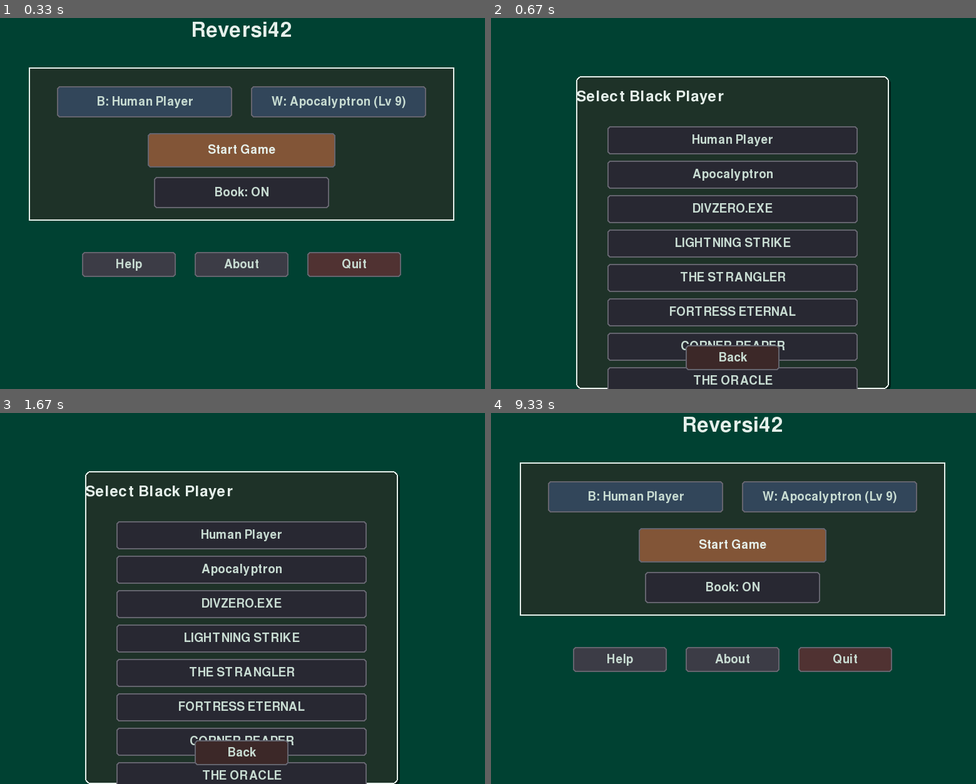
Above: before the commit, frames 1-4 (two rows, left to right).
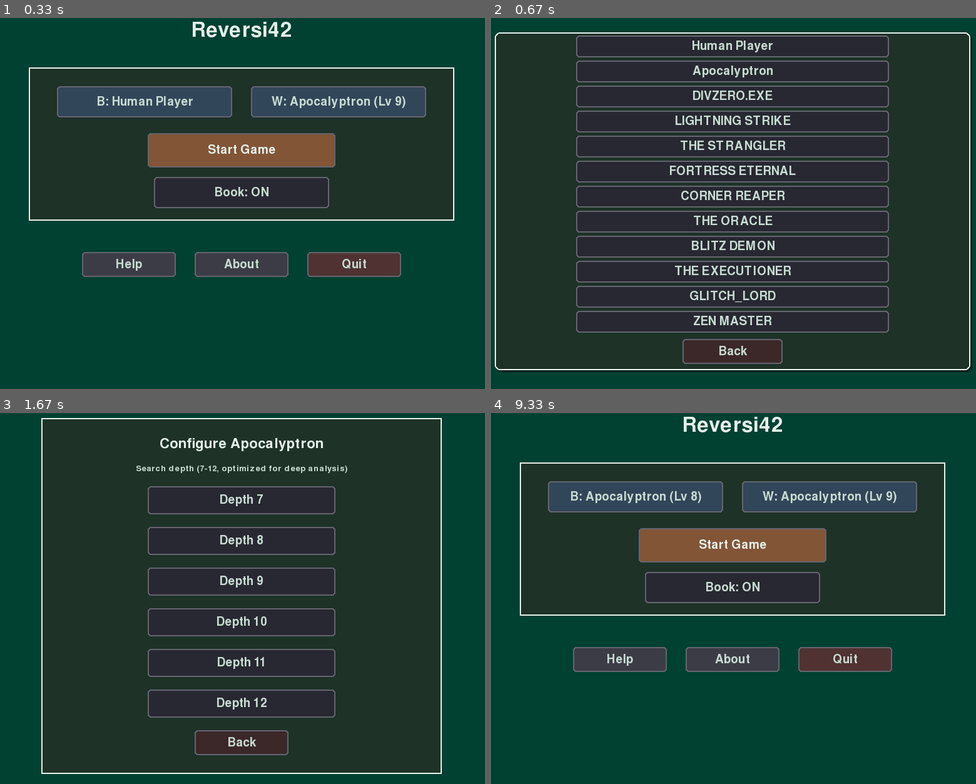
Above: after the commit, the same moments.

Repository: lookee/Reversi42
Game: pygame game, started from src/reversi42.py
Two runs of this game, one before a commit and one after it. Both use one fixed random seed, a clock stepped at 60 frames per second and the inputs below.
Inputs (mouse positions are in pixels of both pictures, inside the frame that each line leads up to):
- Up to frame 1 (0.33 s): no input
- Up to frame 2 (0.67 s): click "B: Human Player" at 0.38 s
- Up to frame 3 (1.67 s): click (242, 665) at 0.72 s, where only the run after the commit has a clickable "THE EXECUTIONER"; click (145, 498) at 1.05 s, where only the run after the commit has a clickable "B: THE EXECUTIONER"; press the mouse at (242, 464) at 1.37 s; move the mouse to (155, 598) at 1.47 s; release the mouse at (67, 732) at 1.6 s
- Up to frame 4 (9.33 s): press the mouse at (733, 539) at 1.7 s; move the mouse to (733, 587) at 1.8 s; release the mouse at (738, 635) at 1.93 s; press the mouse at (733, 657) at 2.03 s; move the mouse to (743, 572) at 2.13 s; release the mouse at (757, 483) at 2.27 s; press the mouse at (626, 609) at 3.37 s; move the mouse to (621, 672) at 3.47 s; release the mouse at (612, 739) at 3.6 s; press the mouse at (655, 568) at 3.7 s; move the mouse to (612, 539) at 3.8 s; release the mouse at (568, 513) at 3.93 s; press the mouse at (612, 735) at 9.03 s; move the mouse to (641, 687) at 9.13 s; release the mouse at (675, 639) at 9.27 s

Frame 1 is identical in both runs. In frame 2, 54% of the frame differs, in the area x 0-100%, y 3-100%; in frame 3, 37%; in frame 4, 0.4%.

Commit message:
improved tournament + gui player selector

Diff:
--- a/src/ui/implementations/pygame/components/menu.py
+++ b/src/ui/implementations/pygame/components/menu.py
@@ -249,28 +249,36 @@
         self.main_menu_layout = main_layout
 
     def _build_player_selection_menu(self, player_color):
-        """Build player selection submenu"""
-        panel_width = 500
-        panel_height = 500
-        self.submenu_widget = Panel(x=150, y=100, width=panel_width, height=panel_height)
+        """Build player selection submenu - ULTRA COMPACT for 10+ players"""
+        # Panel allargato al massimo (95% larghezza, 90% altezza)
+        panel_width = int(self.width * 0.95)
+        panel_height = int(self.height * 0.90)
+
+        # Centra il panel
+        panel_x = (self.width - panel_width) // 2
+        panel_y = (self.height - panel_height) // 2
+
+        self.submenu_widget = Panel(x=panel_x, y=panel_y, width=panel_width, height=panel_height)
         self.submenu_widget.background_color = (30, 50, 40)
         self.submenu_widget.border_color = MenuConfig.TITLE_COLOR
 
-        # Title (centered)
-        title = Label(
-            f"Select {player_color.capitalize()} Player",
-            x=0,
-            y=20,
-            font_size=36,
-            color=MenuConfig.TITLE_COLOR,
-        )
-        title.x = (panel_width - 350) // 2  # Center title
-        self.submenu_widget.add(title)
-
-        # Player type buttons (centered)
-        button_width = 400
+        # TITOLO RIMOSSO (come richiesto)
+
+        # Player type buttons (centered, ULTRA COMPATTI)
+        button_width = min(500, panel_width - 100)  # Larghezza adattiva
         button_x = (panel_width - button_width) // 2  # Center buttons
-        y_pos = 80
+
+        # Calcola spacing MINIMO per far stare tutti i giocatori
+        num_players = len(self.player_types)
+        button_height = 35  # RIDOTTO a 35px (da 40) per compattezza massima
+        back_button_space = 55  # Spazio per back button
+        total_buttons_space = panel_height - back_button_space  # Spazio disponibile
+
+        # Calcola spacing - più giocatori = meno spacing
+        spacing = (total_buttons_space - (num_players * button_height)) // (num_players + 1)
+        spacing = max(3, min(spacing, 30))  # Minimo 3px, massimo 30px
+
+        y_pos = spacing  # Inizia con spacing dall'alto
 
         for player_type in self.player_types:
             btn = Button(
@@ -278,23 +286,26 @@
                 x=button_x,
                 y=y_pos,
                 width=button_width,
-                height=45,
+                height=button_height,
                 on_click=lambda pt=player_type: self._select_player_type(player_color, pt),
                 color=(40, 40, 50),
+                hover_color=(60, 60, 70),
                 text_color=MenuConfig.TEXT_COLOR,
+                font_size=18,  # Font leggermente ridotto per compattezza
             )
             self.submenu_widget.add(btn)
-            y_pos += 55
-
-        # Back button (centered)
+            y_pos += button_height + spacing
+
+        # Back button (centrato in basso, compatto)
         back_btn = Button(
             "Back",
-            x=(panel_width - 150) // 2,
-            y=panel_height - 70,
-            width=150,
+            x=(panel_width - 160) // 2,
+            y=panel_height - 50,
+            width=160,
             height=40,
             on_click=lambda: self._back_to_main(),
             color=(60, 40, 40),
+            hover_color=(80, 60, 60),
             text_color=MenuConfig.TEXT_COLOR,
         )
         self.submenu_widget.add(back_btn)
--- /dev/null
+++ b/tournament/quick_tournament.py
@@ -0,0 +1,154 @@
+#!/usr/bin/env python3
+"""
+Quick Tournament Launcher for Reversi42
+
+Quickly run pre-configured tournaments from the ring/ directory.
+"""
+
+import sys
+import os
+
+# Add parent directory's src to path
+script_dir = os.path.dirname(os.path.abspath(__file__))
+sys.path.append(os.path.join(script_dir, '..', 'src'))
+
+import subprocess
+import argparse
+
+# Available tournament configurations
+TOURNAMENTS = {
+    'quick': {
+        'file': 'ring/quick_battle.json',
+        'description': '⚡ Quick Battle - 4 top gladiators (fast)'
+    },
+    'all': {
+        'file': 'ring/ultimate_arena.json',
+        'description': '👑 Ultimate Arena - ALL 10 gladiators'
+    },
+    'speed': {
+        'file': 'ring/speed_demons.json',
+        'description': '⚡⚡⚡ Speed Demons - Lightning fast (<200ms)'
+    },
+    'titans': {
+        'file': 'ring/titans_clash.json',
+        'description': '💀 Titans Clash - Top 5 strongest (ELO 1750+)'
+    },
+    'chaos': {
+        'file': 'ring/chaos_realm.json',
+        'description': '👾 Chaos Realm - Unpredictable madness'
+    },
+    'endgame': {
+        'file': 'ring/endgame_masters.json',
+        'description': '🔮 Endgame Masters - Strategic prophets'
+    },
+    'mobility': {
+        'file': 'ring/mobility_assassins.json',
+        'description': '🎯 Mobility Assassins - Suffocation league'
+    },
+    'corners': {
+        'file': 'ring/corner_wars.json',
+        'description': '👑 Corner Wars - Territorial conquest'
+    },
+    'zen': {
+        'file': 'ring/zen_vs_chaos.json',
+        'description': '🧘 Zen vs Chaos - Philosophy wars'
+    },
+    'boss': {
+        'file': 'ring/final_boss_challenge.json',
+        'description': '💀 Final Boss - Can anyone beat DIVZERO?'
+    },
+    'training': {
+        'file': 'ring/training_ground.json',
+        'description': '🎓 Training Ground - Beginners arena'
+    },
+    'apocalypse': {
+        'file': 'ring/apocalypse_now.json',
+        'description': '💥 Apocalypse Now - Maximum carnage'
+    },
+    'blitz': {
+        'file': 'ring/blitz_madness.json',
+        'description': '🔥 Blitz Madness - Rapid fire (20 games!)'
+    },
+    'david': {
+        'file': 'ring/david_vs_goliath.json',
+        'description': '⚔️ David vs Goliath - Underdogs challenge'
+    }
+}
+
+def list_tournaments():
+    """Display available tournaments"""
+    print("\n" + "="*80)
+    print("🏆 AVAILABLE TOURNAMENTS")
+    print("="*80 + "\n")
+
+    for key, info in sorted(TOURNAMENTS.items()):
+        print(f"  {key:12} - {info['description']}")
+
+    print("\n" + "="*80)
+    print("\nUsage: python quick_tournament.py <tournament_name>")
+    print("Example: python quick_tournament.py quick\n")
+
+def run_tournament(tournament_key):
+    """Run specified tournament"""
+    if tournament_key not in TOURNAMENTS:
+        print(f"\n❌ ERROR: Tournament '{tournament_key}' not found!")
+        print("\nAvailable tournaments:")
+        list_tournaments()
+        return 1
+
+    config_file = os.path.join(script_dir, TOURNAMENTS[tournament_key]['file'])
+
+    if not os.path.exists(config_file):
+        print(f"\n❌ ERROR: Configuration file not found: {config_file}")
+        return 1
+
+    print("\n" + "="*80)
+    print(f"🏆 LAUNCHING: {TOURNAMENTS[tournament_key]['description']}")
+    print("="*80 + "\n")
+    print(f"Configuration: {config_file}\n")
+
+    # Run tournament
+    tournament_script = os.path.join(script_dir, 'tournament.py')
+    cmd = [sys.executable, tournament_script, '--config', config_file]
+
+    try:
+        result = subprocess.run(cmd)
+        return result.returncode
+    except KeyboardInterrupt:
+        print("\n\n⚠️  Tournament interrupted by user")
+        return 130
+    except Exception as e:
+        print(f"\n❌ ERROR running tournament: {e}")
+        return 1
+
+def main():
+    parser = argparse.ArgumentParser(
+        description='Quick Tournament Launcher for Reversi42',
+        formatter_class=argparse.RawDescriptionHelpFormatter,
+        epilog="""
+Examples:
+  python quick_tournament.py quick       # Quick 4-player battle
+  python quick_tournament.py all         # All 10 gladiators
+  python quick_tournament.py speed       # Ultra-fast tournament
+  python quick_tournament.py boss        # Final boss challenge
+  python quick_tournament.py --list      # Show all tournaments
+        """
+    )
+
+    parser.add_argument('tournament', nargs='?',
+                       help='Tournament to run (use --list to see all)')
+    parser.add_argument('--list', '-l', action='store_true',
+                       help='List all available tournaments')
+
+    args = parser.parse_args()
+
+    # List tournaments if requested
+    if args.list or not args.tournament:
+        list_tournaments()
+        return 0
+
+    # Run tournament
+    return run_tournament(args.tournament)
+
+if __name__ == '__main__':
+    sys.exit(main())
--- /dev/null
+++ b/tournament/ring/apocalypse_now.json
@@ -0,0 +1,50 @@
+{
+  "name": "💥 APOCALYPSE NOW - Maximum Carnage",
+  "description": "The most brutal tournament! All top gladiators in an extended match. Expect epic battles!",
+  "players": [
+    {
+      "type": "Apocalyptron",
+      "name": "DIVZERO.EXE",
+      "difficulty": 9,
+      "engine": "Apocalyptron",
+      "evaluator": "Composite"
+    },
+    {
+      "type": "Apocalyptron",
+      "name": "THE ORACLE",
+      "difficulty": 9,
+      "engine": "Apocalyptron",
+      "evaluator": "Composite"
+    },
+    {
+      "type": "Apocalyptron",
+      "name": "FORTRESS ETERNAL",
+      "difficulty": 10,
+      "engine": "Apocalyptron",
+      "evaluator": "Composite"
+    },
+    {
+      "type": "Apocalyptron",
+      "name": "THE EXECUTIONER",
+      "difficulty": 9,
+      "engine": "Apocalyptron",
+      "evaluator": "Composite"
+    },
+    {
+      "type": "Apocalyptron",
+      "name": "THE STRANGLER",
+      "difficulty": 10,
+      "engine": "Apocalyptron",
+      "evaluator": "Composite"
+    },
+    {
+      "type": "Apocalyptron",
+      "name": "CORNER REAPER",
+      "difficulty": 9,
+      "engine": "Apocalyptron",
+      "evaluator": "Composite"
+    }
+  ],
+  "games_per_matchup": 6,
+  "include_move_history": true
+}
--- /dev/null
+++ b/tournament/ring/blitz_madness.json
@@ -0,0 +1,29 @@
+{
+  "name": "🔥 BLITZ MADNESS - Rapid Fire Championship",
+  "description": "INSANE SPEED! 20 games per matchup! Fast gladiators compete in rapid-fire action!",
+  "players": [
+    {
+      "type": "Apocalyptron",
+      "name": "LIGHTNING STRIKE",
+      "difficulty": 4,
+      "engine": "Apocalyptron",
+      "evaluator": "Composite"
+    },
+    {
+      "type": "Apocalyptron",
+      "name": "BLITZ DEMON",
+      "difficulty": 5,
+      "engine": "Apocalyptron",
+      "evaluator": "Composite"
+    },
+    {
+      "type": "Apocalyptron",
+      "name": "ZEN MASTER",
+      "difficulty": 3,
+      "engine": "Apocalyptron",
+      "evaluator": "Composite"
+    }
+  ],
+  "games_per_matchup": 20,
+  "include_move_history": false
+}
--- /dev/null
+++ b/tournament/ring/chaos_realm.json
@@ -0,0 +1,36 @@
+{
+  "name": "👾 CHAOS REALM - The Unpredictables",
+  "description": "Bizarre tournament of the most chaotic and unpredictable gladiators! Expect the unexpected!",
+  "players": [
+    {
+      "type": "Apocalyptron",
+      "name": "GLITCH_LORD",
+      "difficulty": 6,
+      "engine": "Apocalyptron",
+      "evaluator": "Composite"
+    },
+    {
+      "type": "Apocalyptron",
+      "name": "ZEN MASTER",
+      "difficulty": 3,
+      "engine": "Apocalyptron",
+      "evaluator": "Composite"
+    },
+    {
+      "type": "Greedy",
+      "name": "Greedy Goblin",
+      "difficulty": 1,
+      "engine": "Greedy",
+      "evaluator": "Greedy"
+    },
+    {
+      "type": "Monkey",
+      "name": "Random Chaos",
+      "difficulty": 1,
+      "engine": "Random",
+      "evaluator": "Random"
+    }
+  ],
+  "games_per_matchup": 6,
+  "include_move_history": false
+}
--- /dev/null
+++ b/tournament/ring/corner_wars.json
@@ -0,0 +1,36 @@
+{
+  "name": "👑 CORNER WARS - Territorial Conquest",
+  "description": "Battle for the corners! Tournament of positional masters and corner hunters.",
+  "players": [
+    {
+      "type": "Apocalyptron",
+      "name": "CORNER REAPER",
+      "difficulty": 9,
+      "engine": "Apocalyptron",
+      "evaluator": "Composite"
+    },
+    {
+      "type": "Apocalyptron",
+      "name": "FORTRESS ETERNAL",
+      "difficulty": 10,
+      "engine": "Apocalyptron",
+      "evaluator": "Composite"
+    },
+    {
+      "type": "Apocalyptron",
+      "name": "THE EXECUTIONER",
+      "difficulty": 9,
+      "engine": "Apocalyptron",
+      "evaluator": "Composite"
+    },
+    {
+      "type": "Apocalyptron",
+      "name": "DIVZERO.EXE",
+      "difficulty": 9,
+      "engine": "Apocalyptron",
+      "evaluator": "Composite"
+    }
+  ],
+  "games_per_matchup": 3,
+  "include_move_history": false
+}
--- /dev/null
+++ b/tournament/ring/david_vs_goliath.json
@@ -0,0 +1,50 @@
+{
+  "name": "⚔️ DAVID vs GOLIATH - Underdogs Challenge",
+  "description": "Weakest vs Strongest! Can the underdogs surprise the titans? Speed vs Power!",
+  "players": [
+    {
+      "type": "Apocalyptron",
+      "name": "DIVZERO.EXE",
+      "difficulty": 9,
+      "engine": "Apocalyptron",
+      "evaluator": "Composite"
+    },
+    {
+      "type": "Apocalyptron",
+      "name": "THE ORACLE",
+      "difficulty": 9,
+      "engine": "Apocalyptron",
+      "evaluator": "Composite"
+    },
+    {
+      "type": "Apocalyptron",
+      "name": "ZEN MASTER",
+      "difficulty": 3,
+      "engine": "Apocalyptron",
+      "evaluator": "Composite"
+    },
+    {
+      "type": "Apocalyptron",
+      "name": "BLITZ DEMON",
+      "difficulty": 5,
+      "engine": "Apocalyptron",
+      "evaluator": "Composite"
+    },
+    {
+      "type": "Apocalyptron",
+      "name": "LIGHTNING STRIKE",
+      "difficulty": 4,
+      "engine": "Apocalyptron",
+      "evaluator": "Composite"
+    },
+    {
+      "type": "Apocalyptron",
+      "name": "GLITCH_LORD",
+      "difficulty": 6,
+      "engine": "Apocalyptron",
+      "evaluator": "Composite"
+    }
+  ],
+  "games_per_matchup": 3,
+  "include_move_history": false
+}
--- /dev/null
+++ b/tournament/ring/endgame_masters.json
@@ -0,0 +1,29 @@
+{
+  "name": "🔮 ENDGAME MASTERS - Prophets of Victory",
+  "description": "Tournament of strategic masterminds. Long-term planning, adaptive depth, endgame specialists.",
+  "players": [
+    {
+      "type": "Apocalyptron",
+      "name": "THE ORACLE",
+      "difficulty": 9,
+      "engine": "Apocalyptron",
+      "evaluator": "Composite"
+    },
+    {
+      "type": "Apocalyptron",
+      "name": "DIVZERO.EXE",
+      "difficulty": 9,
+      "engine": "Apocalyptron",
+      "evaluator": "Composite"
+    },
+    {
+      "type": "Apocalyptron",
+      "name": "FORTRESS ETERNAL",
+      "difficulty": 10,
+      "engine": "Apocalyptron",
+      "evaluator": "Composite"
+    }
+  ],
+  "games_per_matchup": 4,
+  "include_move_history": false
+}
--- /dev/null
+++ b/tournament/ring/final_boss_challenge.json
@@ -0,0 +1,50 @@
+{
+  "name": "💀 FINAL BOSS CHALLENGE - Can You Beat DIVZERO?",
+  "description": "Everyone vs DIVZERO.EXE! Can anyone defeat the singularity? The ultimate test!",
+  "players": [
+    {
+      "type": "Apocalyptron",
+      "name": "DIVZERO.EXE",
+      "difficulty": 9,
+      "engine": "Apocalyptron",
+      "evaluator": "Composite"
+    },
+    {
+      "type": "Apocalyptron",
+      "name": "THE ORACLE",
+      "difficulty": 9,
+      "engine": "Apocalyptron",
+      "evaluator": "Composite"
+    },
+    {
+      "type": "Apocalyptron",
+      "name": "FORTRESS ETERNAL",
+      "difficulty": 10,
+      "engine": "Apocalyptron",
+      "evaluator": "Composite"
+    },
+    {
+      "type": "Apocalyptron",
+      "name": "THE EXECUTIONER",
+      "difficulty": 9,
+      "engine": "Apocalyptron",
+      "evaluator": "Composite"
+    },
+    {
+      "type": "Apocalyptron",
+      "name": "THE STRANGLER",
+      "difficulty": 10,
+      "engine": "Apocalyptron",
+      "evaluator": "Composite"
+    },
+    {
+      "type": "Apocalyptron",
+      "name": "CORNER REAPER",
+      "difficulty": 9,
+      "engine": "Apocalyptron",
+      "evaluator": "Composite"
+    }
+  ],
+  "games_per_matchup": 2,
+  "include_move_history": false
+}
--- /dev/null
+++ b/tournament/ring/mobility_assassins.json
@@ -0,0 +1,36 @@
+{
+  "name": "🎯 MOBILITY ASSASSINS - Suffocation League",
+  "description": "Tournament of mobility control specialists. Watch them strangle their opponents' options!",
+  "players": [
+    {
+      "type": "Apocalyptron",
+      "name": "THE STRANGLER",
+      "difficulty": 10,
+      "engine": "Apocalyptron",
+      "evaluator": "Composite"
+    },
+    {
+      "type": "Apocalyptron",
+      "name": "THE EXECUTIONER",
+      "difficulty": 9,
+      "engine": "Apocalyptron",
+      "evaluator": "Composite"
+    },
+    {
+      "type": "Apocalyptron",
+      "name": "CORNER REAPER",
+      "difficulty": 9,
+      "engine": "Apocalyptron",
+      "evaluator": "Composite"
+    },
+    {
+      "type": "Apocalyptron",
+      "name": "DIVZERO.EXE",
+      "difficulty": 9,
+      "engine": "Apocalyptron",
+      "evaluator": "Composite"
+    }
+  ],
+  "games_per_matchup": 3,
+  "include_move_history": false
+}
--- /dev/null
+++ b/tournament/ring/quick_battle.json
@@ -0,0 +1,36 @@
+{
+  "name": "⚡ Quick Battle - Gladiators Clash",
+  "description": "Fast 4-player tournament featuring top gladiators. Quick games for testing.",
+  "players": [
+    {
+      "type": "Apocalyptron",
+      "name": "DIVZERO.EXE",
+      "difficulty": 9,
+      "engine": "Apocalyptron",
+      "evaluator": "Composite"
+    },
+    {
+      "type": "Apocalyptron",
+      "name": "THE ORACLE",
+      "difficulty": 9,
+      "engine": "Apocalyptron",
+      "evaluator": "Composite"
+    },
+    {
+      "type": "Apocalyptron",
+      "name": "FORTRESS ETERNAL",
+      "difficulty": 9,
+      "engine": "Apocalyptron",
+      "evaluator": "Composite"
+    },
+    {
+      "type": "Apocalyptron",
+      "name": "THE STRANGLER",
+      "difficulty": 9,
+      "engine": "Apocalyptron",
+      "evaluator": "Composite"
+    }
+  ],
+  "games_per_matchup": 2,
+  "include_move_history": false
+}
--- /dev/null
+++ b/tournament/ring/speed_demons.json
@@ -0,0 +1,36 @@
+{
+  "name": "⚡⚡⚡ SPEED DEMONS - Lightning Tournament",
+  "description": "ULTRA FAST tournament! Only the fastest gladiators compete. Response time: <200ms guaranteed!",
+  "players": [
+    {
+      "type": "Apocalyptron",
+      "name": "ZEN MASTER",
+      "difficulty": 3,
+      "engine": "Apocalyptron",
+      "evaluator": "Composite"
+    },
+    {
+      "type": "Apocalyptron",
+      "name": "BLITZ DEMON",
+      "difficulty": 5,
+      "engine": "Apocalyptron",
+      "evaluator": "Composite"
+    },
+    {
+      "type": "Apocalyptron",
+      "name": "LIGHTNING STRIKE",
+      "difficulty": 4,
+      "engine": "Apocalyptron",
+      "evaluator": "Composite"
+    },
+    {
+      "type": "Apocalyptron",
+      "name": "GLITCH_LORD",
+      "difficulty": 6,
+      "engine": "Apocalyptron",
+      "evaluator": "Composite"
+    }
+  ],
+  "games_per_matchup": 10,
+  "include_move_history": false
+}
--- /dev/null
+++ b/tournament/ring/titans_clash.json
@@ -0,0 +1,43 @@
+{
+  "name": "💀 TITANS CLASH - The Strongest Warriors",
+  "description": "Only the strongest gladiators! ELO 1750+. Epic battles of intelligence and power.",
+  "players": [
+    {
+      "type": "Apocalyptron",
+      "name": "DIVZERO.EXE",
+      "difficulty": 9,
+      "engine": "Apocalyptron",
+      "evaluator": "Composite"
+    },
+    {
+      "type": "Apocalyptron",
+      "name": "THE ORACLE",
+      "difficulty": 9,
+      "engine": "Apocalyptron",
+      "evaluator": "Composite"
+    },
+    {
+      "type": "Apocalyptron",
+      "name": "FORTRESS ETERNAL",
+      "difficulty": 10,
+      "engine": "Apocalyptron",
+      "evaluator": "Composite"
+    },
+    {
+      "type": "Apocalyptron",
+      "name": "THE EXECUTIONER",
+      "difficulty": 9,
+      "engine": "Apocalyptron",
+      "evaluator": "Composite"
+    },
+    {
+      "type": "Apocalyptron",
+      "name": "THE STRANGLER",
+      "difficulty": 10,
+      "engine": "Apocalyptron",
+      "evaluator": "Composite"
+    }
+  ],
+  "games_per_matchup": 4,
+  "include_move_history": false
+}
--- /dev/null
+++ b/tournament/ring/training_ground.json
@@ -0,0 +1,43 @@
+{
+  "name": "🎓 TRAINING GROUND - Beginners Arena",
+  "description": "Training tournament for weaker gladiators. Learn, grow, improve!",
+  "players": [
+    {
+      "type": "Apocalyptron",
+      "name": "ZEN MASTER",
+      "difficulty": 3,
+      "engine": "Apocalyptron",
+      "evaluator": "Composite"
+    },
+    {
+      "type": "Apocalyptron",
+      "name": "BLITZ DEMON",
+      "difficulty": 5,
+      "engine": "Apocalyptron",
+      "evaluator": "Composite"
+    },
+    {
+      "type": "Apocalyptron",
+      "name": "LIGHTNING STRIKE",
+      "difficulty": 4,
+      "engine": "Apocalyptron",
+      "evaluator": "Composite"
+    },
+    {
+      "type": "Greedy",
+      "name": "Greedy Goblin",
+      "difficulty": 1,
+      "engine": "Greedy",
+      "evaluator": "Greedy"
+    },
+    {
+      "type": "Heuristic",
+      "name": "Heuristic Scout",
+      "difficulty": 1,
+      "engine": "Heuristic",
+      "evaluator": "Heuristic"
+    }
+  ],
+  "games_per_matchup": 4,
+  "include_move_history": false
+}
--- /dev/null
+++ b/tournament/ring/ultimate_arena.json
@@ -0,0 +1,78 @@
+{
+  "name": "👑 ULTIMATE ARENA - All Gladiators Battle Royale",
+  "description": "Epic tournament featuring ALL 10 gladiators. Battle for supremacy!",
+  "players": [
+    {
+      "type": "Apocalyptron",
+      "name": "DIVZERO.EXE",
+      "difficulty": 9,
+      "engine": "Apocalyptron",
+      "evaluator": "Composite"
+    },
+    {
+      "type": "Apocalyptron",
+      "name": "THE ORACLE",
+      "difficulty": 9,
+      "engine": "Apocalyptron",
+      "evaluator": "Composite"
+    },
+    {
+      "type": "Apocalyptron",
+      "name": "FORTRESS ETERNAL",
+      "difficulty": 10,
+      "engine": "Apocalyptron",
+      "evaluator": "Composite"
+    },
+    {
+      "type": "Apocalyptron",
+      "name": "THE EXECUTIONER",
+      "difficulty": 9,
+      "engine": "Apocalyptron",
+      "evaluator": "Composite"
+    },
+    {
+      "type": "Apocalyptron",
+      "name": "THE STRANGLER",
+      "difficulty": 10,
+      "engine": "Apocalyptron",
+      "evaluator": "Composite"
+    },
+    {
+      "type": "Apocalyptron",
+      "name": "CORNER REAPER",
+      "difficulty": 9,
+      "engine": "Apocalyptron",
+      "evaluator": "Composite"
+    },
+    {
+      "type": "Apocalyptron",
+      "name": "GLITCH_LORD",
+      "difficulty": 6,
+      "engine": "Apocalyptron",
+      "evaluator": "Composite"
+    },
+    {
+      "type": "Apocalyptron",
+      "name": "LIGHTNING STRIKE",
+      "difficulty": 4,
+      "engine": "Apocalyptron",
+      "evaluator": "Composite"
+    },
+    {
+      "type": "Apocalyptron",
+      "name": "BLITZ DEMON",
+      "difficulty": 5,
+      "engine": "Apocalyptron",
+      "evaluator": "Composite"
+    },
+    {
+      "type": "Apocalyptron",
+      "name": "ZEN MASTER",
+      "difficulty": 3,
+      "engine": "Apocalyptron",
+      "evaluator": "Composite"
+    }
+  ],
+  "games_per_matchup": 2,
+  "include_move_history": false
+}
--- /dev/null
+++ b/tournament/ring/zen_vs_chaos.json
@@ -0,0 +1,36 @@
+{
+  "name": "🧘 ZEN vs CHAOS - Philosophy Wars",
+  "description": "Battle of philosophies! Enlightenment vs Insanity. Simplicity vs Chaos. Who will prevail?",
+  "players": [
+    {
+      "type": "Apocalyptron",
+      "name": "ZEN MASTER",
+      "difficulty": 3,
+      "engine": "Apocalyptron",
+      "evaluator": "Composite"
+    },
+    {
+      "type": "Apocalyptron",
+      "name": "GLITCH_LORD",
+      "difficulty": 6,
+      "engine": "Apocalyptron",
+      "evaluator": "Composite"
+    },
+    {
+      "type": "Apocalyptron",
+      "name": "BLITZ DEMON",
+      "difficulty": 5,
+      "engine": "Apocalyptron",
+      "evaluator": "Composite"
+    },
+    {
+      "type": "Monkey",
+      "name": "Random Chaos",
+      "difficulty": 1,
+      "engine": "Random",
+      "evaluator": "Random"
+    }
+  ],
+  "games_per_matchup": 8,
+  "include_move_history": false
+}
Renamed: reversi42-splash.png -> Images/reversi42-splash.png
Not shown, changed: README.md
Not shown, added: tournament/ring/README.md
Not shown, changed: docs/DOCUMENTATION_INDEX.md
Not shown, changed: docs/architecture/apocalyptron-engine.md
Not shown, added: docs/tutorials/CREATE_CUSTOM_PLAYER.md
